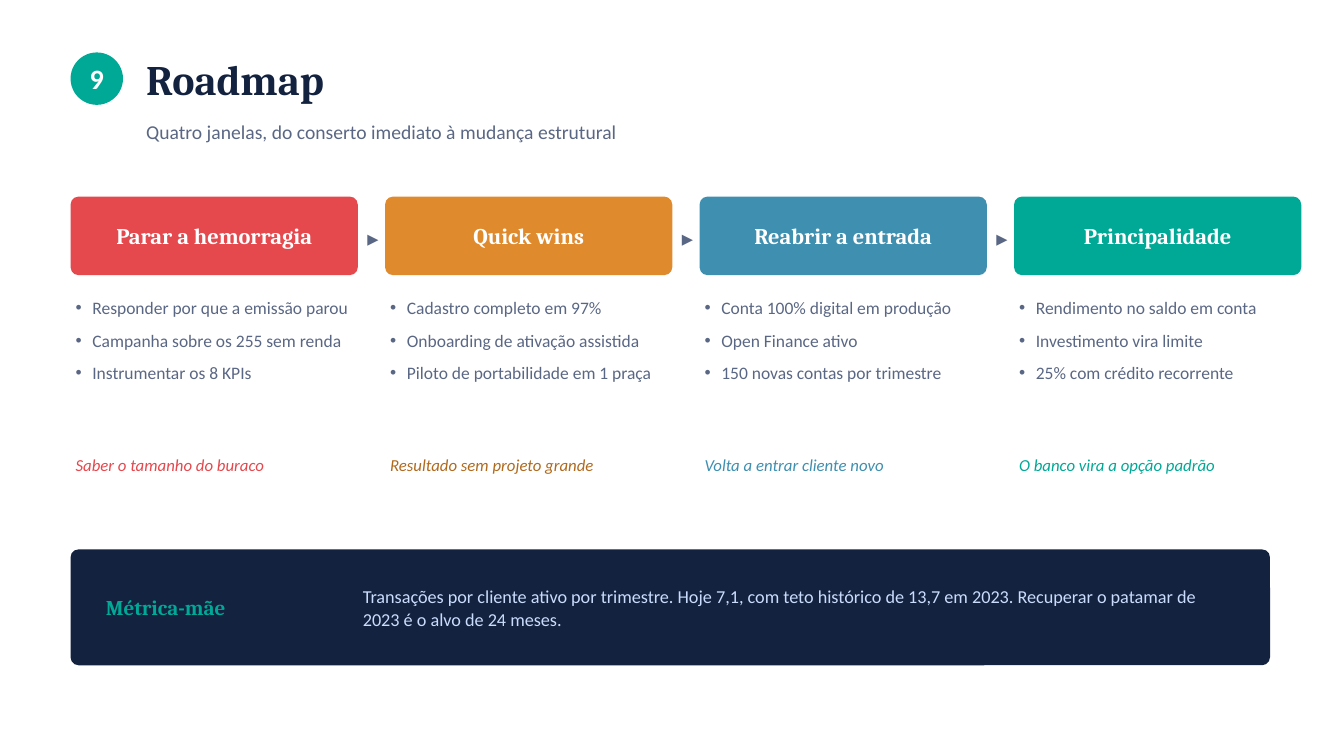
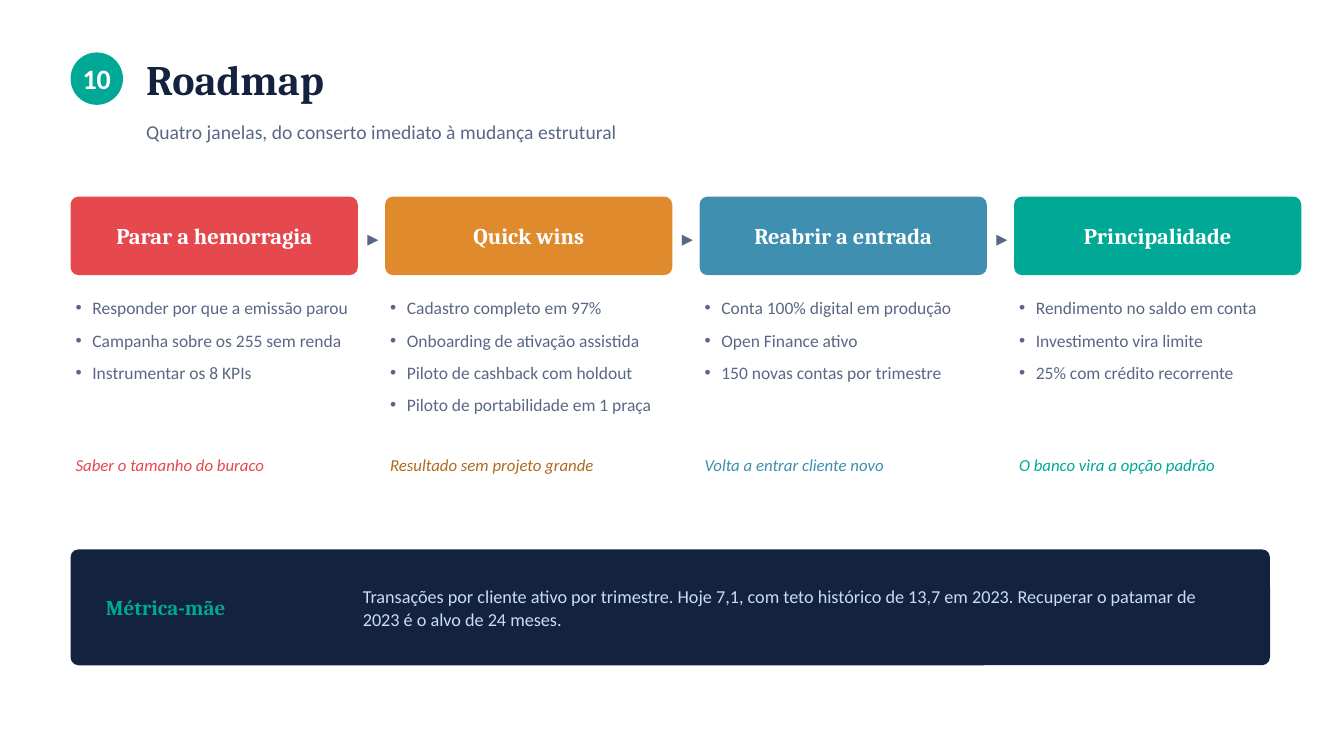
Before and after one commit to Kadayann/Master-Card-Challenge, a slide deck: slide 12 of Priceless_Bank_Apresentacao.pptx (slide 11 before the commit). Drawn at 1344x756 pixels with LibreOffice and Linux fonts; fonts in the diff are those of the drawing. Boxes give left, top, right and bottom in pixels: in the first picture for what was removed or moved away, otherwise in the second. Text is boxed around its words. In the diff, an @@ line names an element or a change of style, - is before the commit and + after.

```diff
--- a/Priceless_Bank_Apresentacao.pptx
+++ b/Priceless_Bank_Apresentacao.pptx
@@ text at (x1=83, y1=70, x2=111, y2=90): text changed @@
-9
+10
@@ text at (x1=407, y1=367, x2=633, y2=379): paragraph added @@
+• Piloto de cashback com holdout
```
Also in this commit, not shown: 2 other slides changed, 1 slide added, 1 other file.
